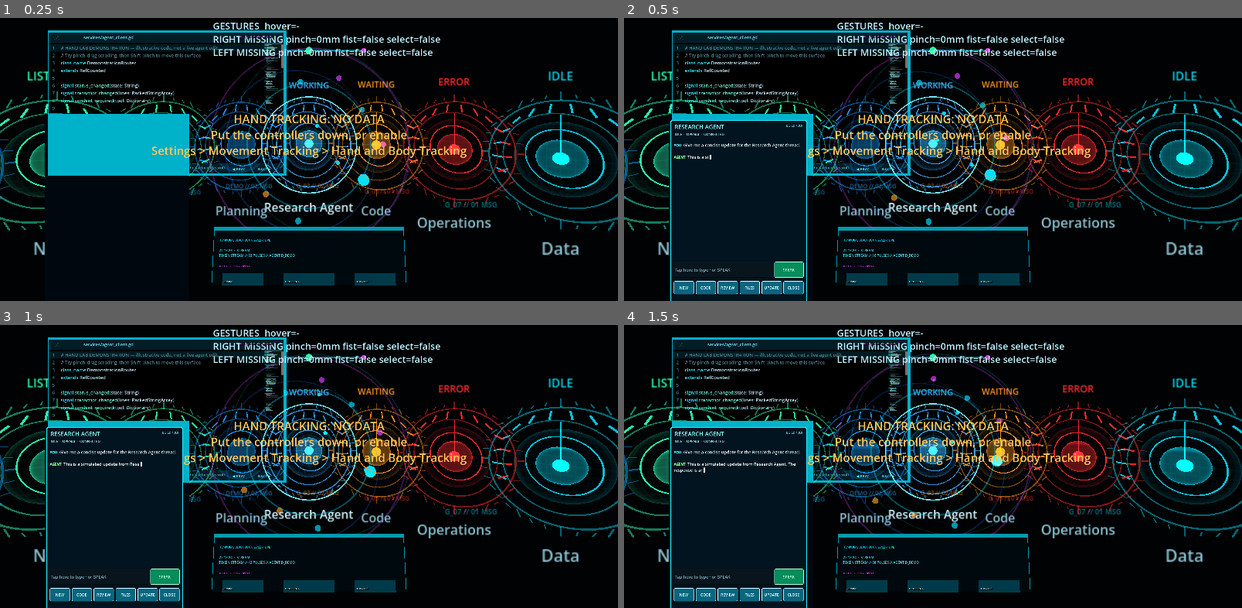
Above: before the commit, frames 1-4 (two rows, left to right).
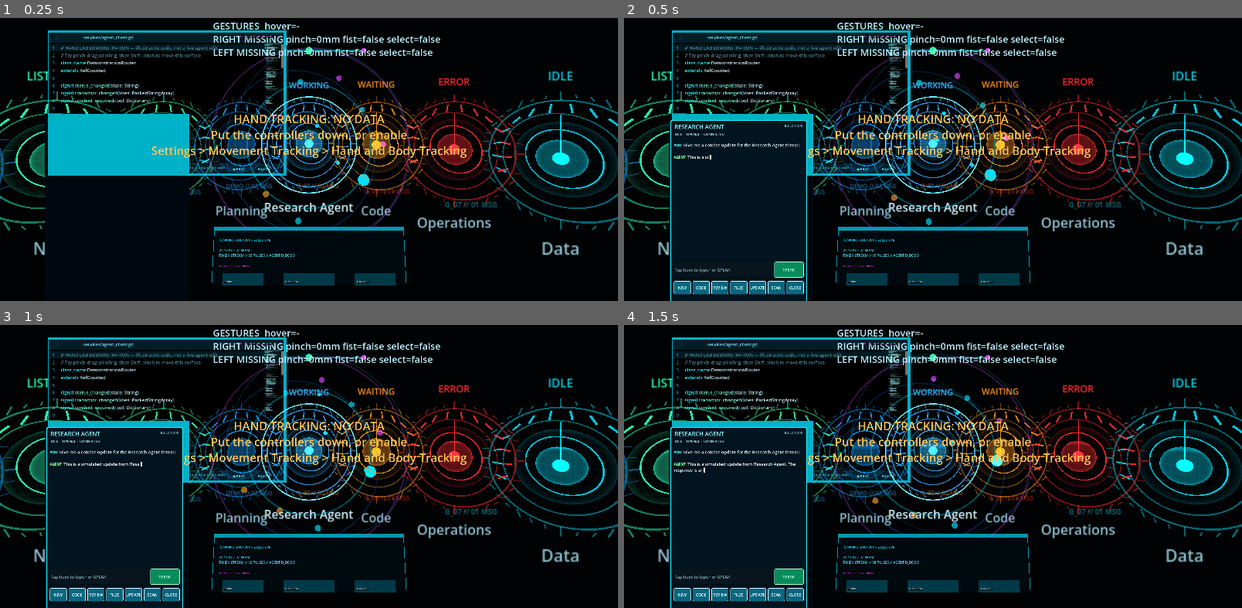
Above: after the commit, the same moments.

Repository: boarrr/JarvisXR
Game: Godot game, scene res://scenes/demo/cognition_showcase.tscn
Two runs of this game, one before a commit and one after it. Both use one fixed random seed, a clock stepped at 60 frames per second and the inputs below. This scene is started directly instead of the project's main scene.
Inputs:
- Up to frame 1 (0.25 s): no input
- Up to frame 2 (0.5 s): no input
- Up to frame 3 (1 s): tap Enter at 0.5, 0.6 s
- Up to frame 4 (1.5 s): tap Keypad Enter at 1.35 s

Frame 1 is identical in both runs. In frame 2, 0.4% of the frame differs, in the area x 8-30%, y 37-98%; in frame 3, 0.4%; in frame 4, 0.4%.
Error in both runs: Invalid call. Nonexistent function '_refresh_telemetry' in base 'Node3D (PalmConsole)'. (res://scenes/demo/cognition_showcase.gd:40)

Commit message:
feat(pairing): QR pairing via passthrough camera
- daemon: pairing QR now encodes spatialagent://pair?url&code&ca; new pair.decode
  command decodes a camera frame (opencv) and returns the payload (allowed pre-auth)
- client: PairingPayload parser + BackendClient.pair_with_payload (sets endpoint,
  sends session.pair on connect); pair.qr event plumbed via EventBus
- client: QrScanService streams the passthrough camera to the daemon for decoding;
  palm SCAN button + /scan + /pairqr; android CAMERA permission
- tests: test_qr (encode/decode round-trip), qr_pairing_smoke; release 1.0.10

Diff:
--- a/client-godot/autoload/event_bus.gd
+++ b/client-godot/autoload/event_bus.gd
@@ -4,3 +4,4 @@
 signal debug_message(message: String)
 signal interaction_source_changed(source_name: String)
 signal cockpit_panel_requested(panel: String)
+signal qr_pairing_payload(payload: String)
--- a/client-godot/project.godot
+++ b/client-godot/project.godot
@@ -11,7 +11,7 @@
 [application]
 
 config/name="Spatial Agent XR"
-config/version="1.0.9"
+config/version="1.0.10"
 run/main_scene="res://scenes/app/main.tscn"
 config/features=PackedStringArray("4.7", "Mobile")
 config/icon="res://icon.svg"
@@ -44,7 +44,7 @@
 backend_mode="fake"
 backend_mode.android="websocket"
 backend_websocket_url="ws://127.0.0.1:8787/ws"
-backend_websocket_fallback="wss://192.168.0.17:8787/ws"
+backend_websocket_fallback="wss://192.168.0.202:8787/ws"
 baked_ca_path="res://certs/dev_ca.crt"
 allow_unsafe_tls=false
 perf_probe=true
--- a/client-godot/scenes/app/main.gd
+++ b/client-godot/scenes/app/main.gd
@@ -17,6 +17,7 @@
 @onready var _orb_manager: OrbManager = $OrbManager
 @onready var _palm_console: PalmConsole = $PalmConsole
 @onready var _spatial_keyboard: SpatialKeyboard = $SpatialKeyboard
+@onready var _qr_scan_service: QrScanService = $QrScanService
 @onready var _updater: UpdaterService = $UpdaterService
 @onready var _workspace_panel: WorkspacePanel = $WorkspacePanel
 @onready var _diff_review_panel: DiffReviewPanel = $DiffReviewPanel
@@ -193,6 +194,8 @@
 					_file_viewer.close()
 				else:
 					_file_viewer.open_host()
+			elif event.target_id == "palm:scan_qr":
+				_qr_scan_service.toggle_scan()
 			elif event.target_id == "palm:cognition_toggle":
 				_cognition_layer.toggle_enabled()
 			elif event.target_id == "palm:mission_toggle":
@@ -522,6 +525,8 @@
 			_daemon_settings_panel.toggle()
 		"missions":
 			_mission_topology.toggle_enabled()
+		"scan":
+			_qr_scan_service.toggle_scan()
 
 
 func _respond_to_next_approval(decision: String) -> bool:
--- a/client-godot/scenes/app/main.tscn
+++ b/client-godot/scenes/app/main.tscn
@@ -17,6 +17,7 @@
 [ext_resource type="PackedScene" path="res://scenes/xr/xr_runtime.tscn" id="17_xr_runtime"]
 [ext_resource type="PackedScene" path="res://scenes/hud/palm_console.tscn" id="18_palm_console"]
 [ext_resource type="PackedScene" path="res://scenes/hud/spatial_keyboard.tscn" id="34_keyboard"]
+[ext_resource type="PackedScene" path="res://scenes/hud/qr_scan_service.tscn" id="35_qr"]
 [ext_resource type="PackedScene" path="res://scenes/hud/hand_ray_visualizer.tscn" id="19_hand_ray"]
 [ext_resource type="PackedScene" path="res://scenes/panels/quick_intent_panel.tscn" id="20_quick_intent"]
 [ext_resource type="PackedScene" path="res://scenes/cognition/cognition_layer.tscn" id="21_cognition"]
@@ -91,6 +92,8 @@
 
 [node name="SpatialKeyboard" parent="." instance=ExtResource("34_keyboard")]
 
+[node name="QrScanService" parent="." instance=ExtResource("35_qr")]
+
 [node name="HandRayVisualizer" parent="." instance=ExtResource("19_hand_ray")]
 
 [node name="BackendBridge" type="Node" parent="."]
--- a/client-godot/scenes/hud/palm_console.gd
+++ b/client-godot/scenes/hud/palm_console.gd
@@ -28,6 +28,7 @@
 	["REVIEW", "palm:review", "ReviewTarget"],
 	["FILES", "palm:files", "FilesTarget"],
 	["UPDATE", "palm:update", "UpdateTarget"],
+	["SCAN", "palm:scan_qr", "ScanTarget"],
 	["CLOSE", "palm:dismiss", "CloseTarget"],
 ]
 
--- /dev/null
+++ b/client-godot/scenes/hud/qr_scan_service.gd
@@ -0,0 +1,153 @@
+class_name QrScanService
+extends Node3D
+
+## Pairing by QR: shows the passthrough camera, streams frames to the daemon
+## (which decodes the QR), then completes pairing from the decoded payload.
+
+@export var user_rig_path: NodePath = ^"../UserRig"
+@export var backend_bridge_path: NodePath = ^"../BackendBridge"
+@export_range(0.6, 2.0, 0.05) var scan_distance: float = 1.0
+@export_range(2, 30, 1) var scan_every_frames: int = 8
+
+var _camera: Camera3D = null
+var _bridge: BackendBridge = null
+var _viewport: SubViewport = null
+var _capture_rect: TextureRect = null
+var _quad: MeshInstance3D = null
+var _camera_texture: CameraTexture = null
+var _feed_index := -1
+var _scanning := false
+var _frame := 0
+
+
+func _ready() -> void:
+	var rig := get_node_or_null(user_rig_path) as UserRig
+	if rig != null:
+		_camera = rig.get_camera()
+	_bridge = get_node_or_null(backend_bridge_path) as BackendBridge
+	_build()
+	EventBus.qr_pairing_payload.connect(_on_payload)
+	visible = false
+
+
+func is_scanning() -> bool:
+	return _scanning
+
+
+func camera_available() -> bool:
+	return CameraServer.get_feed_count() > 0
+
+
+func toggle_scan() -> bool:
+	if _scanning:
+		stop_scan()
+		return false
+	return start_scan()
+
+
+func start_scan() -> bool:
+	if not camera_available():
+		AppState.set_update_banner("No passthrough camera available")
+		EventBus.debug_message.emit("QR scan unavailable: no camera feed")
+		return false
+	_feed_index = 0
+	var feed := CameraServer.get_feed(_feed_index)
+	feed.feed_is_active = true
+	_camera_texture = feed.get_texture(CameraServer.FEED_RGBA_IMAGE)
+	if _quad != null and _quad.material_override is StandardMaterial3D:
+		(_quad.material_override as StandardMaterial3D).albedo_texture = _camera_texture
+	if _capture_rect != null:
+		_capture_rect.texture = _camera_texture
+	_scanning = true
+	_frame = 0
+	visible = true
+	_place()
+	AppState.set_update_banner("Scan the daemon's pairing QR")
+	return true
+
+
+func stop_scan() -> void:
+	if _feed_index >= 0:
+		var feed := CameraServer.get_feed(_feed_index)
+		if feed != null:
+			feed.feed_is_active = false
+	_scanning = false
+	visible = false
+
+
+func _process(_delta: float) -> void:
+	if not _scanning:
+		return
+	_place()
+	_frame += 1
+	if _frame % scan_every_frames == 0:
+		_capture_and_send()
+
+
+func _capture_and_send() -> void:
+	if _viewport == null or _bridge == null:
+		return
+	var image := _viewport.get_texture().get_image()
+	if image == null:
+		return
+	var bytes := image.save_jpg_to_buffer(0.6)
+	if bytes.is_empty():
+		bytes = image.save_png_to_buffer()
+	if bytes.is_empty():
+		return
+	_bridge.send_command("pair.decode", {"image": Marshalls.raw_to_base64(bytes)})
+
+
+func _on_payload(payload: String) -> void:
+	if not _scanning or payload.strip_edges().is_empty():
+		return
+	var transport = ServiceRegistry.backend_transport
+	var paired := false
+	if transport != null and transport.has_method("pair_with_payload"):
+		paired = bool(transport.call("pair_with_payload", payload))
+	if paired:
+		stop_scan()
+		AppState.set_update_banner("Paired - welcome")
+	else:
+		AppState.set_update_banner("QR read but pairing failed")
+
+
+func _place() -> void:
+	if _camera == null:
+		return
+	var basis := _camera.global_transform.basis.orthonormalized()
+	global_transform = Transform3D(
+		basis, _camera.global_position + basis * Vector3(0.0, 0.0, -scan_distance)
+	)
+
+
+func _build() -> void:
+	var material := StandardMaterial3D.new()
+	material.shading_mode = BaseMaterial3D.SHADING_MODE_UNSHADED
+	material.albedo_color = Color.WHITE
+	_quad = MeshInstance3D.new()
+	var mesh := QuadMesh.new()
+	mesh.size = Vector2(0.9, 0.68)
+	_quad.mesh = mesh
+	_quad.material_override = material
+	_quad.cast_shadow = GeometryInstance3D.SHADOW_CASTING_SETTING_OFF
+	add_child(_quad)
+
+	var title := Label3D.new()
+	title.text = "SCAN PAIRING QR"
+	title.font_size = 48
+	title.position = Vector3(0.0, 0.42, 0.02)
+	title.modulate = Color(0.7, 0.98, 1.0)
+	add_child(title)
+
+	_viewport = SubViewport.new()
+	_viewport.size = Vector2i(360, 270)
+	_viewport.transparent_bg = false
+	_viewport.render_target_update_mode = SubViewport.UPDATE_ALWAYS
+	add_child(_viewport)
+	_capture_rect = TextureRect.new()
+	_capture_rect.set_anchors_preset(Control.PRESET_FULL_RECT)
+	_capture_rect.expand_mode = TextureRect.EXPAND_IGNORE_SIZE
+	_capture_rect.stretch_mode = TextureRect.STRETCH_KEEP_ASPECT_COVERED
+	_capture_rect.mouse_filter = Control.MOUSE_FILTER_IGNORE
+	_viewport.add_child(_capture_rect)
--- /dev/null
+++ b/client-godot/scenes/hud/qr_scan_service.tscn
@@ -0,0 +1,6 @@
+[gd_scene load_steps=2 format=3]
+
+[ext_resource type="Script" path="res://scenes/hud/qr_scan_service.gd" id="1_qr"]
+
+[node name="QrScanService" type="Node3D"]
+script = ExtResource("1_qr")
--- a/client-godot/services/backend_bridge.gd
+++ b/client-godot/services/backend_bridge.gd
@@ -126,6 +126,8 @@
 			var approval_id := str(event.payload.get("approval_id", ""))
 			if not approval_id.is_empty():
 				AppState.resolve_approval(approval_id)
+		"pair.qr":
+			EventBus.qr_pairing_payload.emit(str(event.payload.get("payload", "")))
 		"session.paired":
 			AppState.set_paired_device(
 				str(event.payload.get("device_id", "")),
--- a/client-godot/services/backend_client.gd
+++ b/client-godot/services/backend_client.gd
@@ -26,6 +26,7 @@
 var _reconnect_remaining_seconds: float = -1.0
 var _protocol_version: int = BackendEvent.PROTOCOL_VERSION
 var _url_from_config: bool = false
+var _pending_pair_code: String = ""
 # Link fallback: keep the configured name first, then a remembered working URL
 # and any baked fallbacks (an IP), so a failed .local lookup does not brick the
 # headset when a direct IP still works.
@@ -63,6 +64,13 @@
 		_record_last_good()
 		_set_connection_state(STATE_CONNECTED)
 		_send_command_envelope("session.hello", _hello_payload(), "")
+		if not _pending_pair_code.is_empty():
+			_send_command_envelope(
+				"session.pair",
+				{"code": _pending_pair_code, "device_name": OS.get_model_name()},
+				""
+			)
+			_pending_pair_code = ""
 	if _socket.get_available_packet_count() > 0:
 		_receive_available_packets()
 	if _socket == null:
@@ -152,6 +160,22 @@
 
 func is_pairing_supported() -> bool:
 	return true
+
+
+func pair_with_payload(payload_text: String) -> bool:
+	# QR pairing: point the payload at this daemon and pair with its code.
+	var parsed := PairingPayload.parse(payload_text)
+	if parsed.is_empty():
+		return false
+	var url := str(parsed.get("url", ""))
+	if _is_valid_websocket_url(url) and url != websocket_url:
+		set_manual_url(url)
+	_pending_pair_code = str(parsed.get("code", ""))
+	if _socket != null and _socket.get_ready_state() == WebSocketPeer.STATE_OPEN:
+		var code := _pending_pair_code
+		_pending_pair_code = ""
+		return pair(code)
+	return not _pending_pair_code.is_empty()
 
 
 func get_protocol_version() -> int:
--- a/client-godot/services/command_router.gd
+++ b/client-godot/services/command_router.gd
@@ -36,7 +36,7 @@
 	return (
 		"/new TITLE · /focus NAME · /rename TITLE · /archive · /cancel · /list\n"
 		+ "/pair CODE · /workspaces · /workspace NAME · /files · /diff · /daemon\n"
-		+ "/apply · /reject · /tools · /tool status|clock|note · /mission GOAL · /fleet"
+		+ "/apply · /reject · /tools · /tool status|clock|note · /mission GOAL · /fleet · /scan · /pairqr PAYLOAD"
 	)
 
 
@@ -107,6 +107,19 @@
 		"/fleet":
 			EventBus.cockpit_panel_requested.emit("missions")
 			return _report(true, "Fleet constellation toggled")
+		"/scan":
+			EventBus.cockpit_panel_requested.emit("scan")
+			return _report(true, "QR scan toggled")
+		"/pairqr":
+			if argument.is_empty():
+				return _report(false, "Usage: /pairqr PAYLOAD")
+			var qr_transport = ServiceRegistry.backend_transport
+			if qr_transport == null or not qr_transport.has_method("pair_with_payload"):
+				return _report(false, "Pairing by payload is unavailable")
+			return _report(
+				bool(qr_transport.call("pair_with_payload", argument)),
+				"Pairing from QR payload"
+			)
 		"/pair":
 			if argument.is_empty():
 				return _report(false, "Usage: /pair CODE")
--- a/client-godot/services/fake_backend_transport.gd
+++ b/client-godot/services/fake_backend_transport.gd
@@ -85,6 +85,10 @@
 	_streams.clear()
 	_focused_thread_id = ""
 	super.stop()
+
+
+func pair_with_payload(payload: String) -> bool:
+	return not PairingPayload.parse(payload).is_empty()
 
 
 func send_command(command_type: String, payload: Dictionary = {}, thread_id: String = "") -> bool:
--- /dev/null
+++ b/client-godot/services/pairing_payload.gd
@@ -0,0 +1,38 @@
+class_name PairingPayload
+extends RefCounted
+
+## Parses a QR join payload like:
+##   spatialagent://pair?url=wss%3A%2F%2F192.168.0.17%3A8787%2Fws&code=ABCD1234&ca=deadbeef
+
+const SCHEMES := ["spatialagent://", "spatial-agent://"]
+
+
+static func parse(text: String) -> Dictionary:
+	var trimmed := text.strip_edges()
+	var query_at := trimmed.find("?")
+	if query_at < 0:
+		return {}
+	var scheme := trimmed.substr(0, query_at)
+	var matched := false
+	for candidate in SCHEMES:
+		if scheme.begins_with(candidate):
+			matched = true
+			break
+	if not matched:
+		return {}
+	var query := trimmed.substr(query_at + 1)
+	var fields: Dictionary = {}
+	for pair in query.split("&", false):
+		var equals_at := pair.find("=")
+		if equals_at < 0:
+			continue
+		var key := pair.substr(0, equals_at).uri_decode()
+		var value := pair.substr(equals_at + 1).uri_decode()
+		fields[key] = value
+	if not fields.has("url") or not fields.has("code"):
+		return {}
+	return {
+		"url": str(fields.get("url", "")),
+		"code": str(fields.get("code", "")),
+		"ca": str(fields.get("ca", "")),
+	}
--- /dev/null
+++ b/client-godot/tests/qr_pairing_smoke.gd
@@ -0,0 +1,36 @@
+extends Node
+
+var _failed := false
+
+
+func _ready() -> void:
+	call_deferred("_run")
+
+
+func _run() -> void:
+	var payload := (
+		"spatialagent://pair?url=wss%3A%2F%2F192.168.0.17%3A8787%2Fws"
+		+ "&code=CODE123&ca=abc123"
+	)
+	var parsed := PairingPayload.parse(payload)
+	_check(parsed.get("url", "") == "wss://192.168.0.17:8787/ws", "payload URL is decoded")
+	_check(parsed.get("code", "") == "CODE123", "payload code is parsed")
+	_check(parsed.get("ca", "") == "abc123", "payload CA fingerprint is parsed")
+	_check(PairingPayload.parse("just some text").is_empty(), "non-payload text is rejected")
+	_check(PairingPayload.parse("spatialagent://pair?url=x").is_empty(), "missing code is rejected")
+
+	var fake := FakeBackendTransport.new()
+	add_child(fake)
+	_check(fake.pair_with_payload(payload), "transport pairs from a valid payload")
+	_check(not fake.pair_with_payload("garbage"), "transport rejects an invalid payload")
+
+	if not _failed:
+		print("[TEST] QR pairing checks passed")
+	get_tree().quit(1 if _failed else 0)
+
+
+func _check(condition: bool, description: String) -> void:
+	if condition:
+		return
+	_failed = true
+	push_error("[TEST] Failed: %s" % description)
--- /dev/null
+++ b/client-godot/tests/qr_pairing_smoke.tscn
@@ -0,0 +1,6 @@
+[gd_scene load_steps=2 format=3]
+
+[ext_resource type="Script" path="res://tests/qr_pairing_smoke.gd" id="1_test"]
+
+[node name="QrPairingSmoke" type="Node"]
+script = ExtResource("1_test")
Not shown, changed: client-godot/export_presets.cfg
Not shown: 1 places in client-godot/scenes/app/main.tscn that only renumber resources
Not shown, added: client-godot/scenes/hud/qr_scan_service.gd.uid
Not shown, added: client-godot/services/pairing_payload.gd.uid
Not shown, added: client-godot/tests/qr_pairing_smoke.gd.uid
Not shown, changed: scripts/test_all.sh
